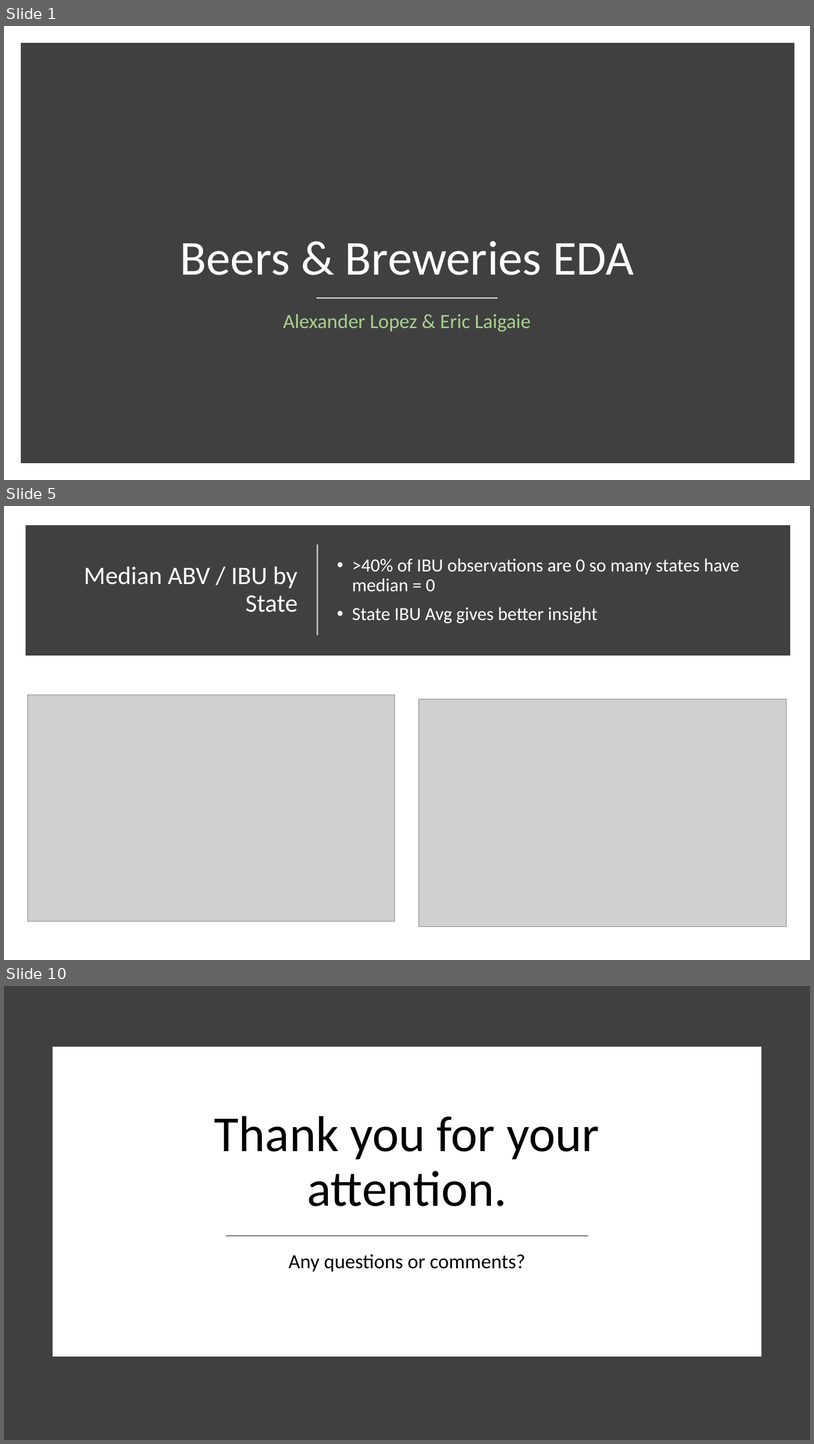
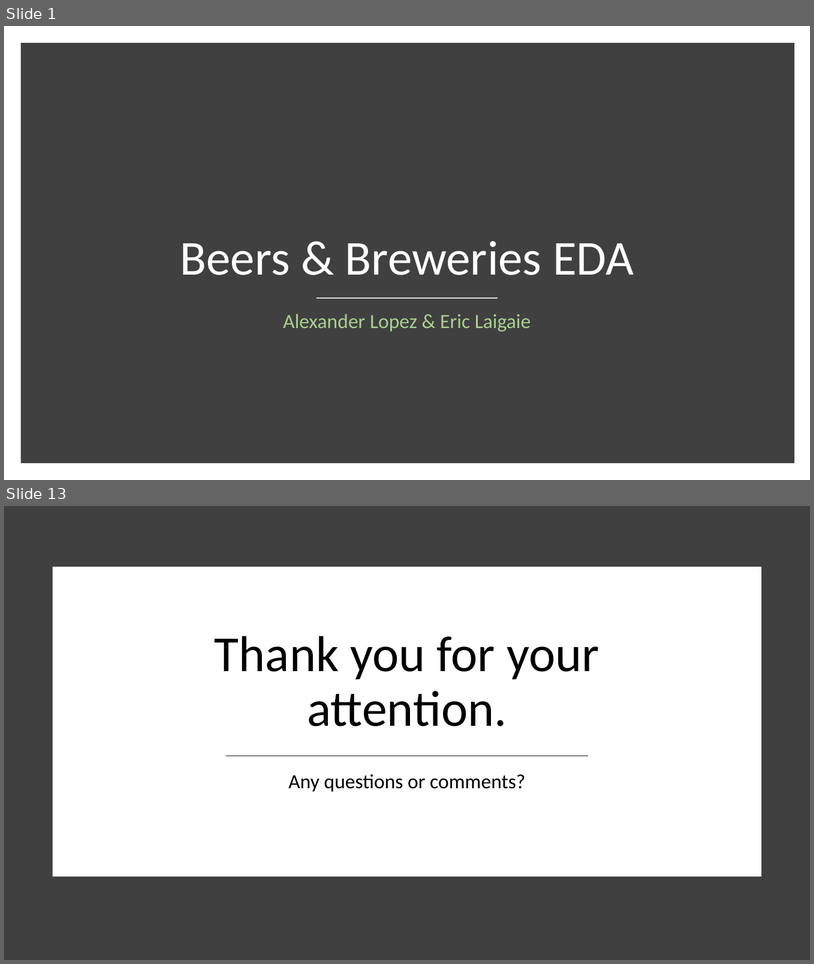
Before and after one commit to ericlaigaie/Case-Study-01, a slide deck: EDA_Presentation - AL.pptx. Shown one above the other, each under a label of ours: slides 1, 5 and 10 before the commit, slides 1 and 13 after it; the slides between them are not shown. The pictures are 814x1444 and 814x964 pixels, drawn with LibreOffice and Linux fonts; fonts in the diff are those of the drawing; grey boxes stand for pictures. Boxes give left, top, right and bottom in pixels: in the first picture for what was removed or moved away, otherwise in the second. Text is boxed around its words. In the diff, an @@ line names an element or a change of style, - is before the commit and + after.

```diff
--- a/EDA_Presentation - AL.pptx
+++ b/EDA_Presentation - AL.pptx
@@ slide 5 removed at (4,506,810,960), background #FFFFFF @@
@@ rectangle removed at (30,529,787,652) @@
@@ line removed from (317, 636) to (317, 545) @@
@@ text removed at (352,558,740,624) @@
-• >40% of IBU observations are 0 so many states have median = 0
-• State IBU Avg gives better insight
@@ title removed at (84,567,298,612) @@
-Median ABV / IBU by State
@@ picture removed at (27,695,395,922) @@
@@ picture removed at (419,699,787,926) @@
@@ what was slide 10 is now slide 13 @@
```
Also in this commit, not shown: 4 slides changed, 9 slides added, 3 other slides removed.
